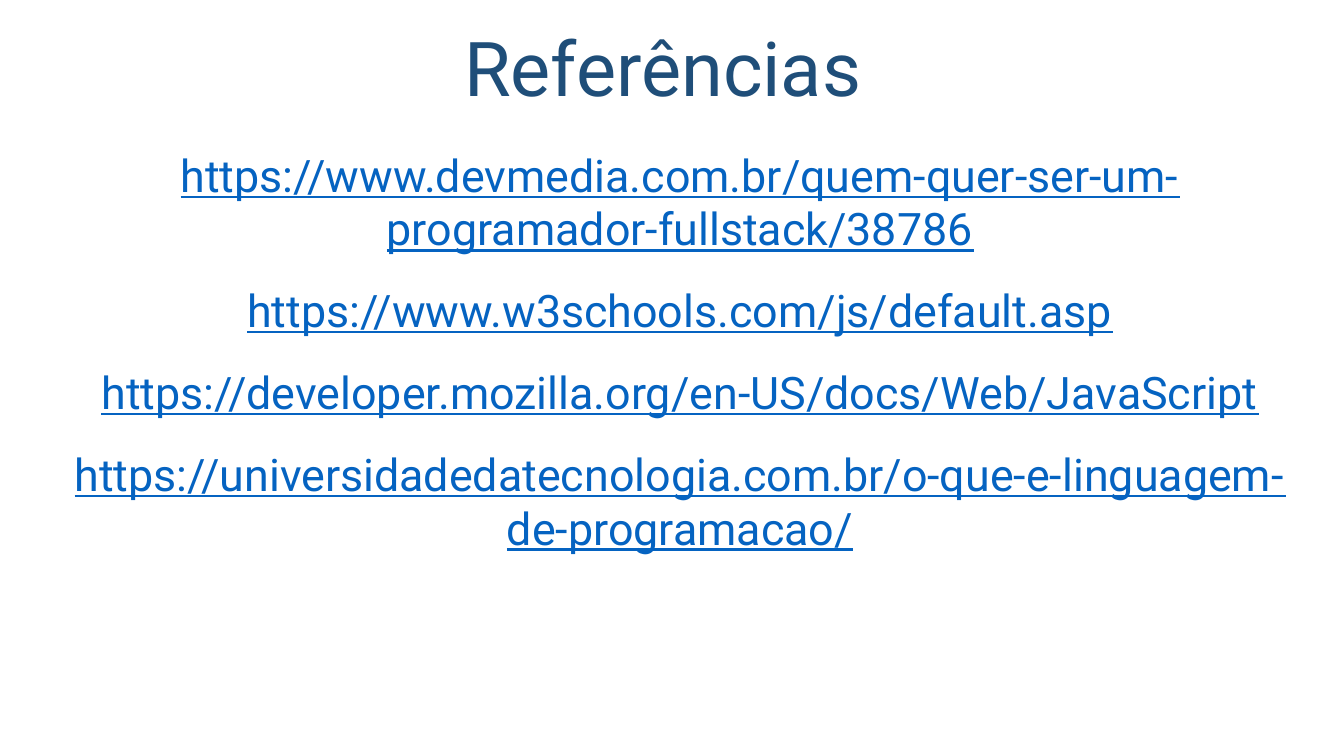
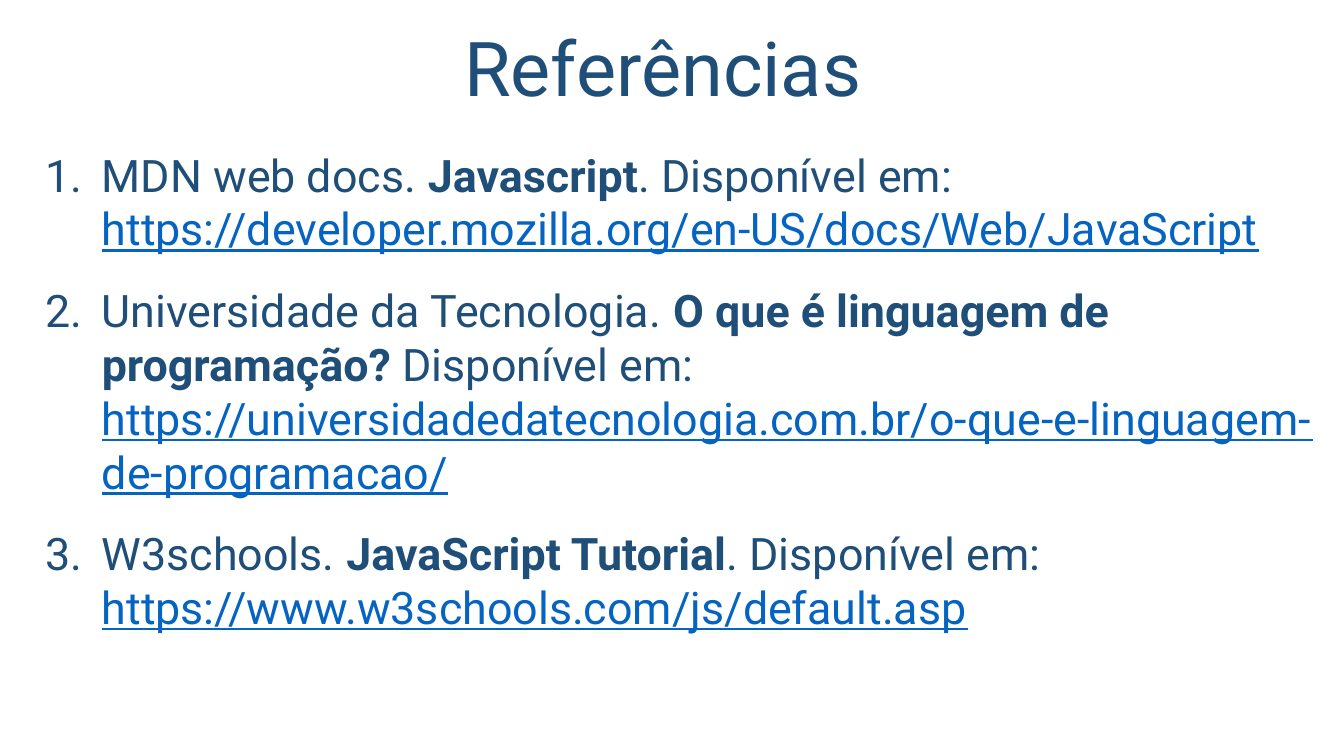
Before and after one commit to salmo-jr/public-slides, a slide deck: slide 24 of javascript-introducao.pptx. Drawn at 1344x756 pixels with LibreOffice and Linux fonts; fonts in the diff are those of the drawing; background and template pictures are left out. Boxes give left, top, right and bottom in pixels: in the first picture for what was removed or moved away, otherwise in the second. Text is boxed around its words. In the diff, an @@ line names an element or a change of style, - is before the commit and + after.

```diff
--- a/javascript-introducao.pptx
+++ b/javascript-introducao.pptx
@@ text at (102,158,1311,634): text changed @@
-https://www.devmedia.com.br/quem-quer-ser-um-programador-fullstack/38786
-https://www.w3schools.com/js/default.asp
-https://developer.mozilla.org/en-US/docs/Web/JavaScript
-https://universidadedatecnologia.com.br/o-que-e-linguagem-de-programacao/
+1. MDN web docs. Javascript. Disponível em: https://developer.mozilla.org/en-US/docs/Web/JavaScript
+2. Universidade da Tecnologia. O que é linguagem de programação? Disponível em: https://universidadedatecnologia.com.br/o-que-e-linguagem-de-programacao/
+3. W3schools. JavaScript Tutorial. Disponível em: https://www.w3schools.com/js/default.asp
```
Also in this commit, not shown: 2 other slides changed.
